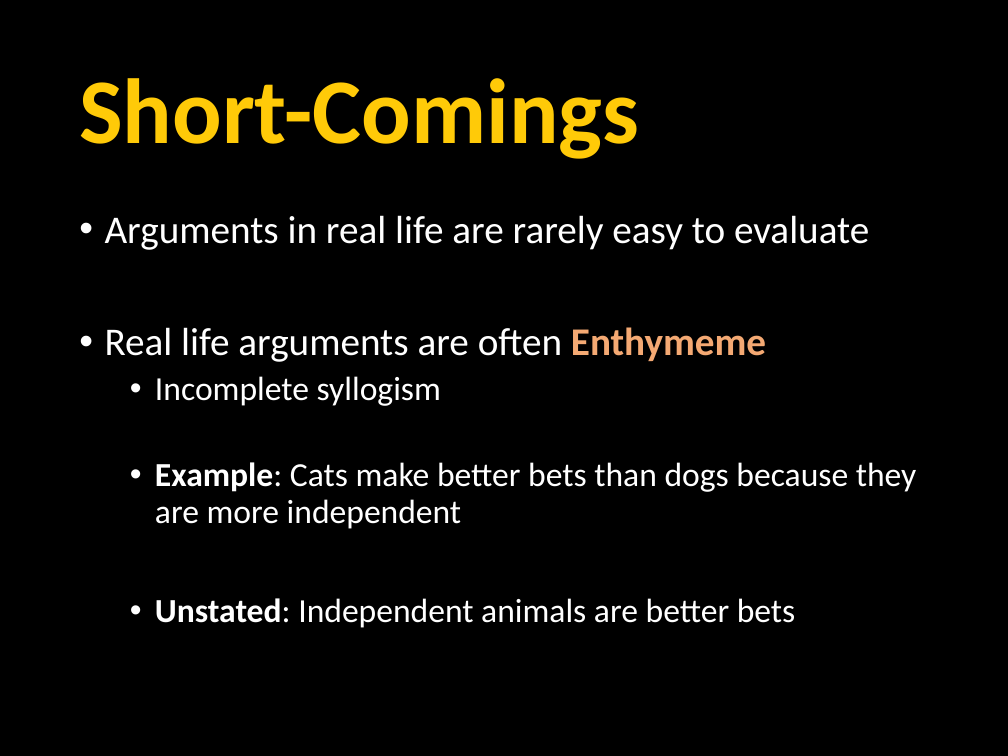
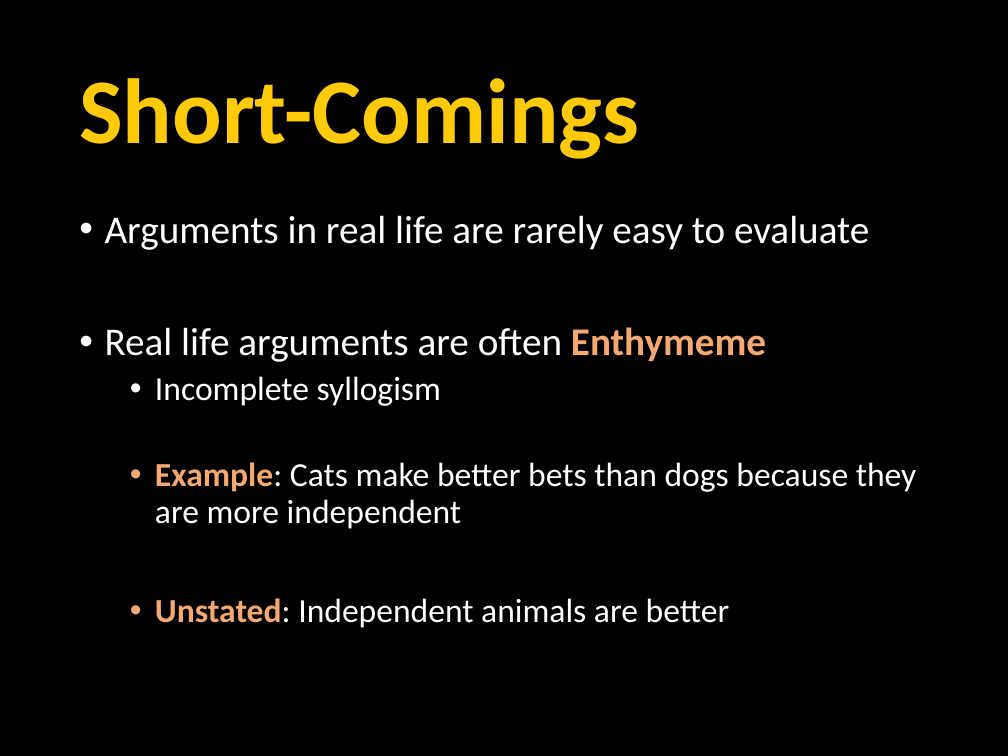
Before and after one commit to npm27/Teaching-Materials, a slide deck: slide 19 of Writing Fall 23/Slides/7 Week 7 -- Analyzing Evidence and Interpretting Results.pptx (slide 20 before the commit). Drawn at 1008x756 pixels with LibreOffice and Linux fonts; fonts in the diff are those of the drawing. Boxes give left, top, right and bottom in pixels: in the first picture for what was removed or moved away, otherwise in the second. Text is boxed around its words. In the diff, an @@ line names an element or a change of style, - is before the commit and + after.

```diff
--- a/Writing Fall 23/Slides/7 Week 7 -- Analyzing Evidence and Interpretting Results.pptx
+++ b/Writing Fall 23/Slides/7 Week 7 -- Analyzing Evidence and Interpretting Results.pptx
@@ text at [155,462,917,529]: text colour #FFFFFF to #F4A973 in "Example:" @@
@@ text at [155,598,730,628]: text changed @@
-  • Unstated: Independent animals are better bets
+  • Unstated: Independent animals are better
```
Also in this commit, not shown: 16 other slides changed, 12 slides removed, 2 other files.
